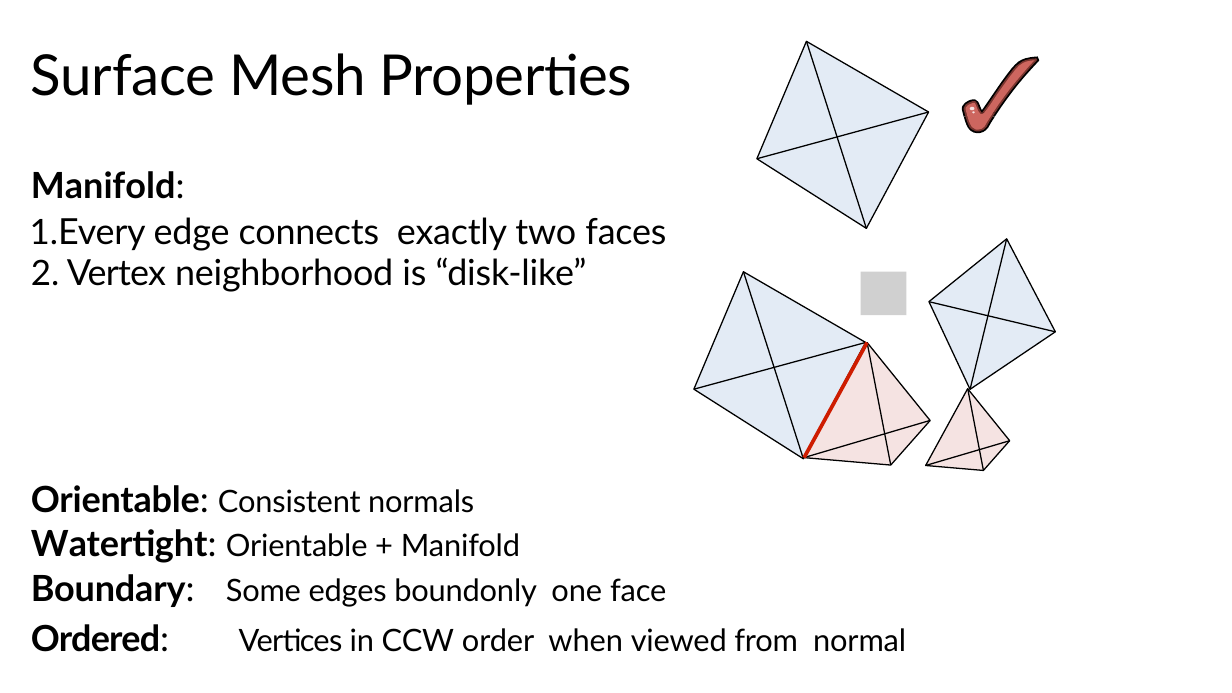
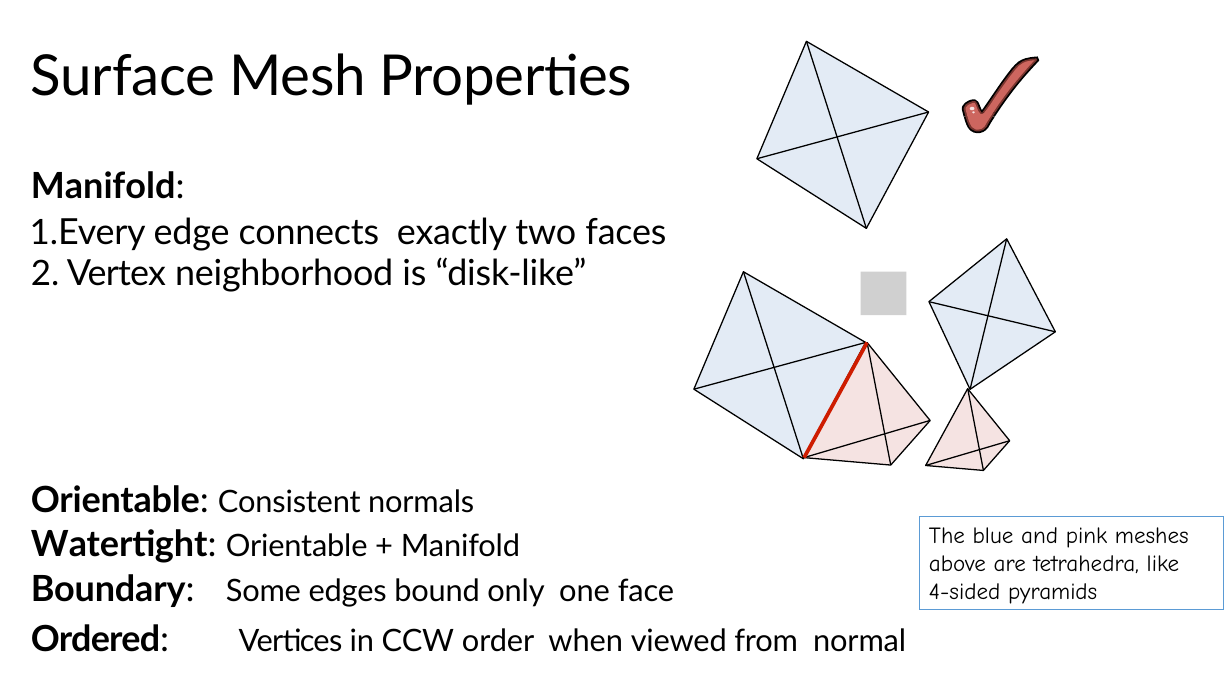
Before and after one commit to illinois-cs418/cs418CourseMaterial, a slide deck: slide 4 of Lectures/CS418-Lecture9-BasicMeshing.pptx. Drawn at 1232x693 pixels with LibreOffice and Linux fonts; fonts in the diff are those of the drawing; grey boxes stand for pictures; background and template pictures are left out. Boxes give left, top, right and bottom in pixels: in the first picture for what was removed or moved away, otherwise in the second. Text is boxed around its words. In the diff, an @@ line names an element or a change of style, - is before the commit and + after.

```diff
--- a/Lectures/CS418-Lecture9-BasicMeshing.pptx
+++ b/Lectures/CS418-Lecture9-BasicMeshing.pptx
@@ rectangle added at (921, 517, 1225, 610), outline #5B9BD5 0.75 pt, 18 pt, text #000000 @@
+The blue and pink meshes
+above are tetrahedra, like
+4-sided pyramids
@@ text at (31, 574, 674, 607): spaces changed @@
-Boundary: Some edges boundonly one face
+Boundary: Some edges bound only one face
```
Also in this commit, not shown: 2 other slides changed.
